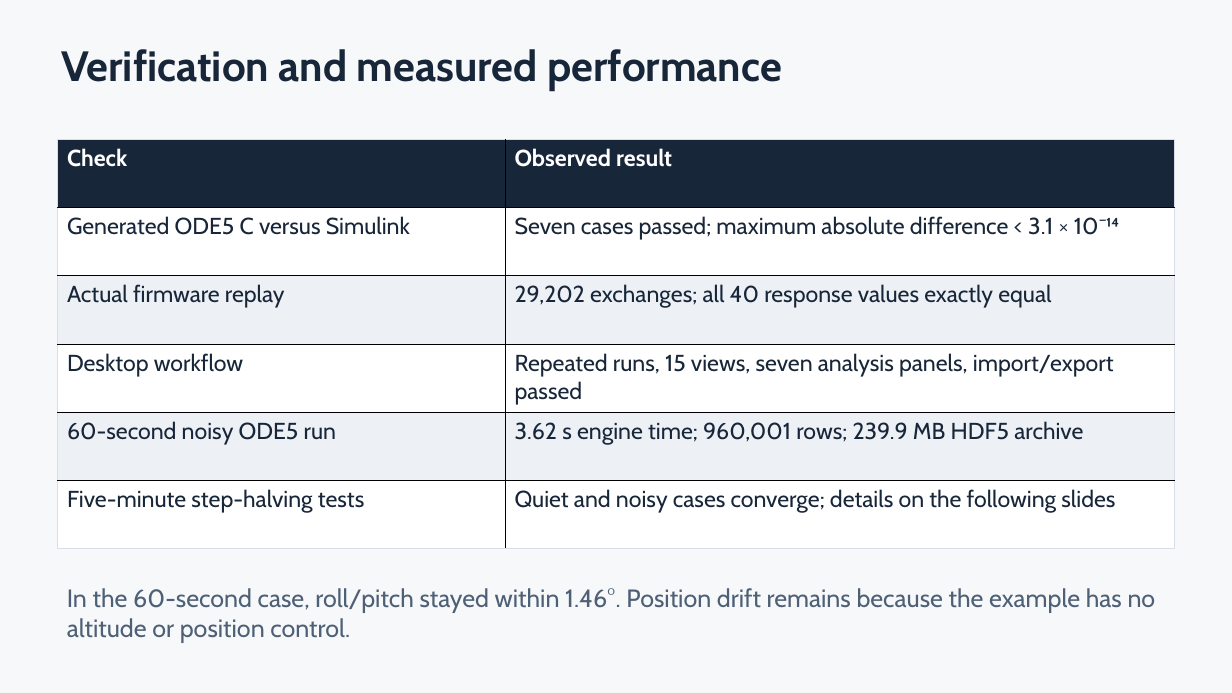
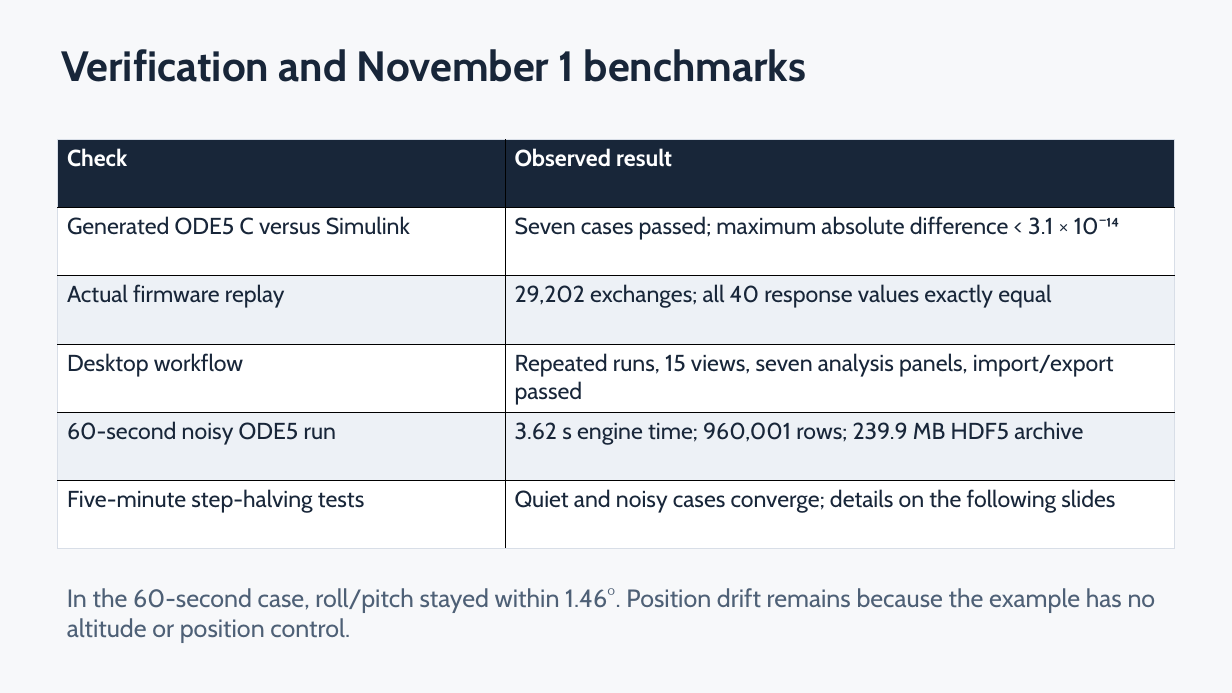
Before and after one commit to MorganSlap/UCI_FWMAV_Flight_Control_Simulation_and_Development, a slide deck: slide 15 of DesktopSIL/docs/Desktop_SIL_Walkthrough.pptx. Drawn at 1232x693 pixels with LibreOffice and Linux fonts; fonts in the diff are those of the drawing. Boxes give left, top, right and bottom in pixels: in the first picture for what was removed or moved away, otherwise in the second. Text is boxed around its words. In the diff, an @@ line names an element or a change of style, - is before the commit and + after.

```diff
--- a/DesktopSIL/docs/Desktop_SIL_Walkthrough.pptx
+++ b/DesktopSIL/docs/Desktop_SIL_Walkthrough.pptx
@@ text at [61,49,806,82]: text changed @@
-Verification and measured performance
+Verification and November 1 benchmarks
```
Also in this commit, not shown: 3 other slides changed, 11 slides added, 1 other file.
